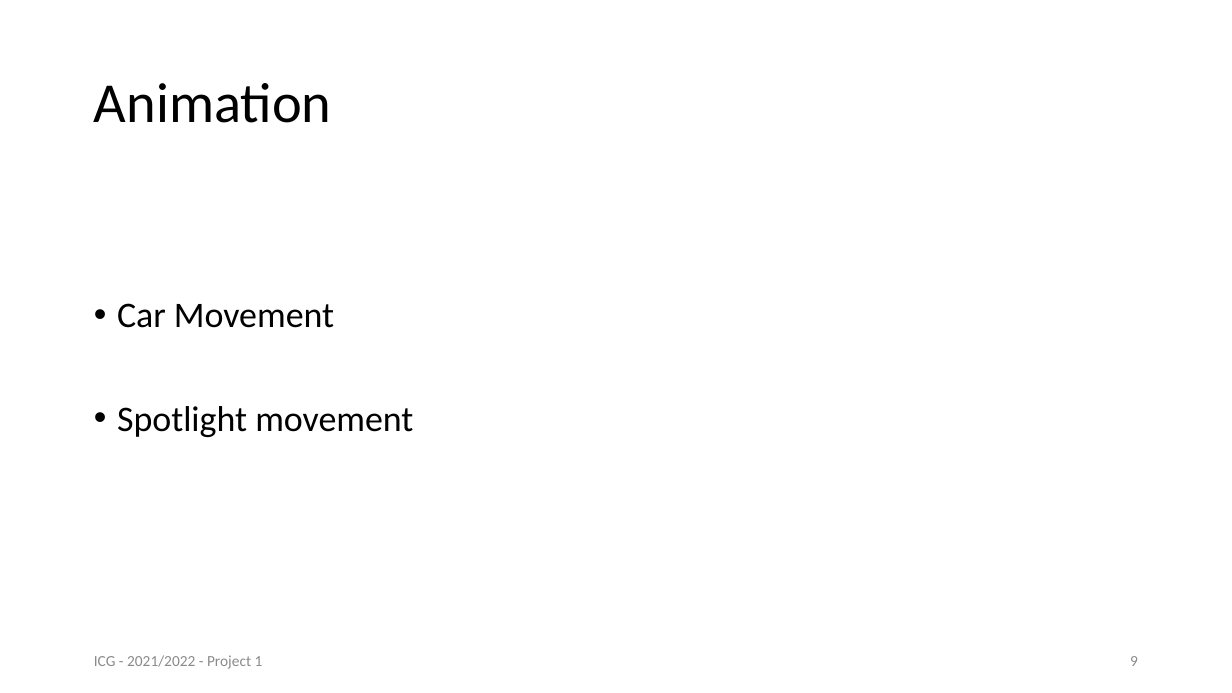
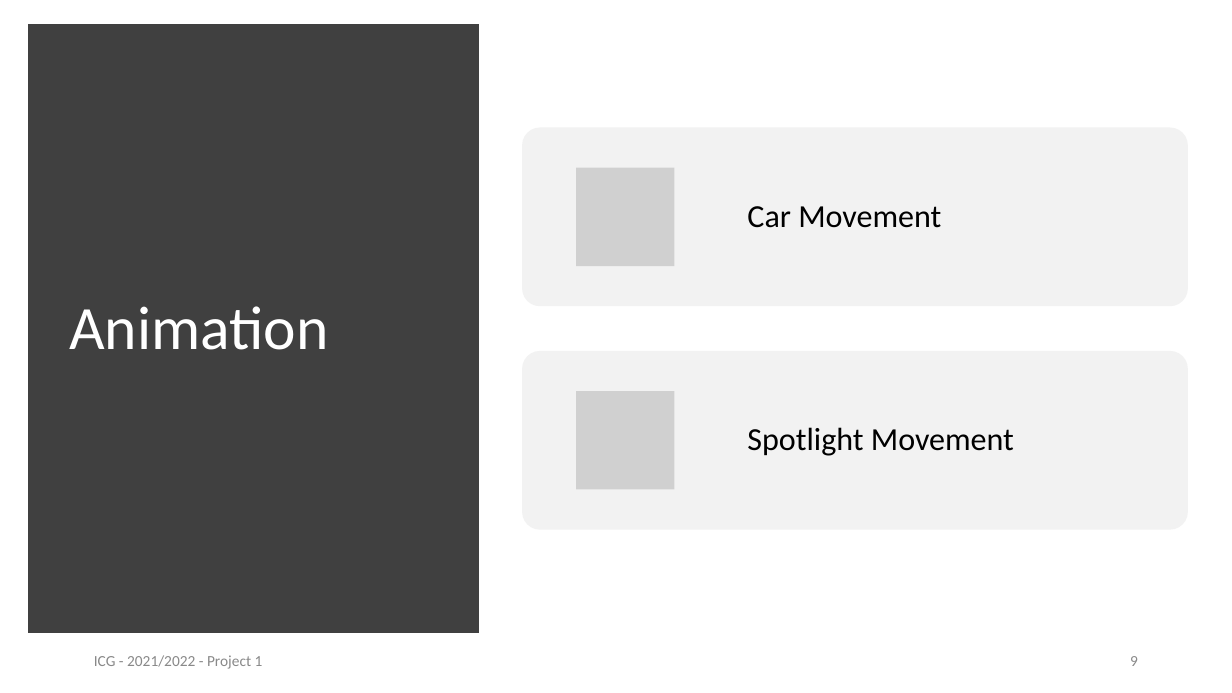
Before and after one commit to Olavo-Estima/ICG_Project1, a slide deck: slide 9 of Projeto1_93249.pptx. Drawn at 1232x693 pixels with LibreOffice and Linux fonts; fonts in the diff are those of the drawing; grey boxes stand for pictures. Boxes give left, top, right and bottom in pixels: in the first picture for what was removed or moved away, otherwise in the second. Text is boxed around its words. In the diff, an @@ line names an element or a change of style, - is before the commit and + after.

```diff
--- a/Projeto1_93249.pptx
+++ b/Projeto1_93249.pptx
@@ rectangle added at [34,30,472,627], fill #404040, outline #404040 10 pt @@
@@ title "Animation": place and size @@
-title "Animation" at [94,83,332,123]
+title "Animation" at [69,306,328,350]
@@ title "Animation" at [69,306,328,350]: size 44 to 48 pt, text colour #000000 to #FFFFFF @@
@@ text removed at [117,303,413,437] @@
-• Car Movement
-• Spotlight movement
@@ group added at [522,128,1189,530]: 2 rounded rectangles, 2 pictures, 2 texts @@
+Car Movement
+Spotlight Movement
```
Also in this commit, not shown: 5 other slides changed, 1 other file.
